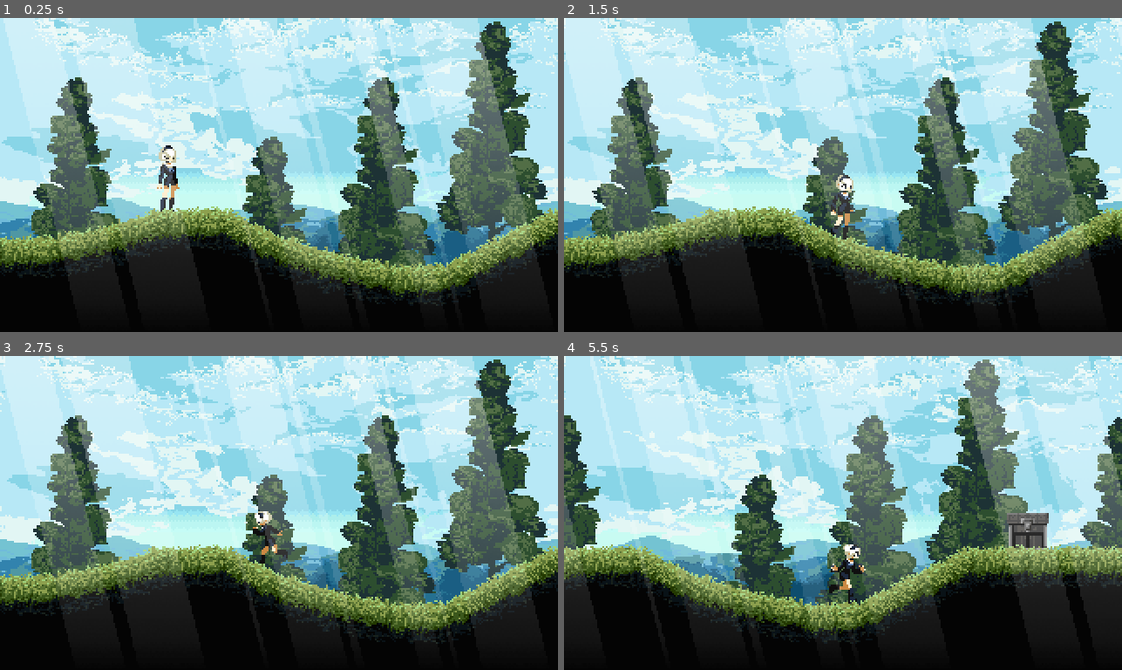
Above: before the commit, frames 1-4 (two rows, left to right).
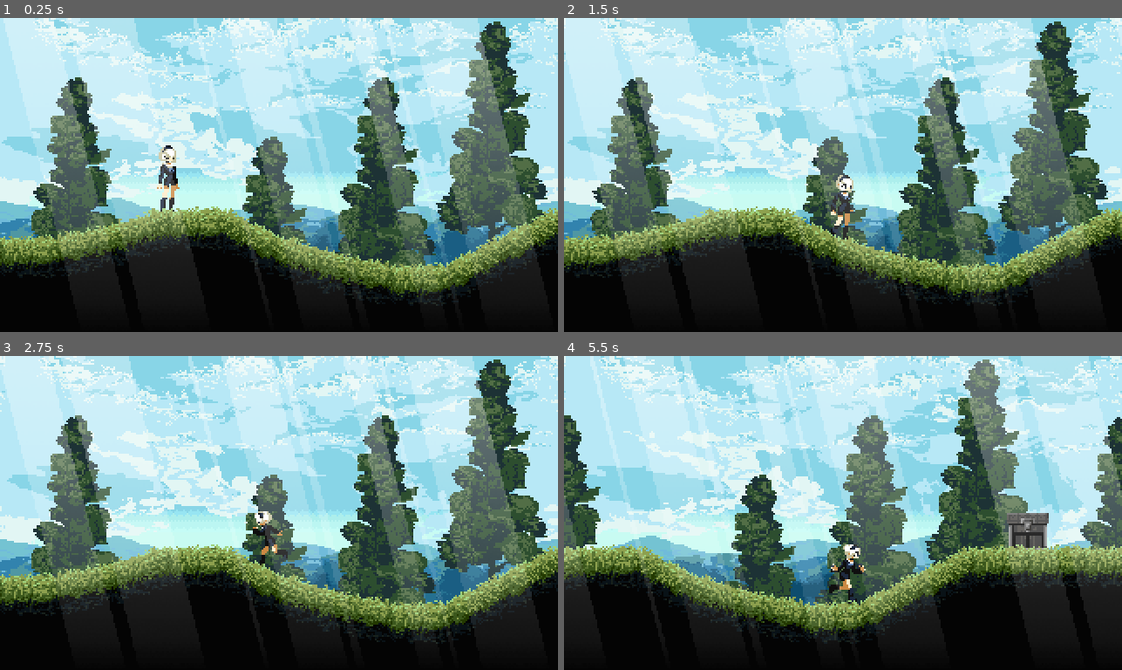
Above: after the commit, the same moments.

Repository: cliffordwilliam/secret-emotion
Game: Godot game, scene res://source/stages/village/scenes/VillageEntrance.tscn
The game is run twice, just before and just after one commit, with the same random seed, the same clock (stepped at 60 frames per second) and the same inputs.
Inputs:
- Up to frame 1 (0.25 s): no input
- Up to frame 2 (1.5 s): hold D (right) from 0.53 s (still down); tap Shift (shift) at 0.6, 1.35 s; tap Space (jump) at 0.77 s
- Up to frame 3 (2.75 s): tap Space (jump) at 1.52 s; release D (right) at 2.03 s; hold A (left) from 2.03 s (still down); tap Shift (shift) at 2.1 s
- Up to frame 4 (5.5 s): release A (left) at 2.78 s; hold D (right) 2.78-4.28 s; tap Shift (shift) every 0.75 s from 2.85 to 5.1 s; tap Space (jump) at 3.02, 3.77, 4.52 s; hold A (left) 4.28-5.03 s; hold D (right) from 5.03 s (still down)

The runs differ from the first frame. In frame 1, 1.7% of the frame differs, in the area x 0-100%, y 60-89%; in frame 2, 1.1%; in frame 3, 1.2%; in frame 4, 1.7%.
Error before the commit: Invalid call. Nonexistent function 'has_actor_state' in base 'Node (world_state.gd)'. (res://source/shared/save_component/scripts/save_component.gd:14)

Commit message:
feat: add world state

Diff:
--- a/source/autoloads/world_state/world_state.gd
+++ b/source/autoloads/world_state/world_state.gd
@@ -9,10 +9,16 @@
 
 func set_world_state(actor_id: String, state: Dictionary) -> void:
 	world_state[actor_id] = state
+	#print("UPDATE")
+	#print(world_state)
 
 
 func get_world_state(actor_id: String) -> Dictionary:
-	return world_state[actor_id]
+	if world_state.has(actor_id):
+		#print("GET")
+		#print(world_state)
+		return world_state[actor_id]
+	return {}
 
 
 func save_to_slot(slot_name: SaveSlot) -> void:
--- a/source/chest/scenes/Chest.tscn
+++ b/source/chest/scenes/Chest.tscn
@@ -37,6 +37,7 @@
 sprite_frames = ExtResource("1_dy6hu")
 animation = &"open"
 script = ExtResource("6_luvah")
+animation_name_data = ExtResource("2_cjjk1")
 
 [node name="ChestInteractionCollision" type="CollisionShape2D" parent="."]
 position = Vector2(0, -16)
@@ -57,6 +58,7 @@
 [connection signal="body_entered" from="." to="." method="_on_body_entered"]
 [connection signal="body_exited" from="." to="." method="_on_body_exited"]
 [connection signal="play_animation" from="." to="ChestAnimatedSprite" method="_on_chest_play_animation"]
+[connection signal="room_changed" from="." to="ChestSaveComponent" method="_on_room_changed"]
 [connection signal="set_enable_input" from="." to="PlayerInput" method="set_input_enabled"]
 [connection signal="set_interaction_marker_active" from="." to="InteractionMarker" method="set_active"]
 [connection signal="set_interaction_marker_inactive" from="." to="InteractionMarker" method="set_inactive"]
--- a/source/chest/scripts/chest.gd
+++ b/source/chest/scripts/chest.gd
@@ -7,6 +7,7 @@
 signal set_enable_input(value: bool)
 signal set_interaction_marker_active
 signal set_interaction_marker_inactive
+signal room_changed
 
 @export var animation_name_data: ChestAnimationNameData
 
@@ -26,3 +27,7 @@
 func _on_body_exited(_body: Node2D) -> void:
 	set_enable_input.emit(false)
 	set_interaction_marker_inactive.emit()
+
+
+func _on_room_changed() -> void:
+	room_changed.emit()
--- a/source/chest/scripts/chest_animated_sprite.gd
+++ b/source/chest/scripts/chest_animated_sprite.gd
@@ -1,5 +1,5 @@
 class_name ChestAnimatedSprite
-extends AnimatedSprite2D
+extends ValidatedAnimatedSprite
 # Draw and animate sprite
 # Validates GUI against my resource (animation name)
 
@@ -7,16 +7,7 @@
 
 
 func _ready():
-	_validate_gui()
-
-
-func _validate_gui():
-	for anim in sprite_frames.get_animation_names():
-		if anim not in animation_name_data.ALL:
-			push_error("❌ GUI 'ChestAnimatedSprite' animation name missing: '%s'" % anim)
-			get_tree().quit(1)
-
-	print("✅ GUI 'ChestAnimatedSprite' animation name valid.")
+	_validate_gui(animation_name_data)
 
 
 func _on_chest_play_animation(animation_name: StringName) -> void:
--- a/source/chest/scripts/chest_save_component.gd
+++ b/source/chest/scripts/chest_save_component.gd
@@ -1,7 +1,7 @@
 class_name ChestSaveComponent
 extends SaveComponent
-# Stores owner belongings (so lsp knows owner 'Chest' type)
-# On ready it sync with world state
+# Stores owner belongings (so LSP knows owner is a 'Chest' type)
+# On ready it syncs with world state and defines its id with the node name
 
 var chest: Chest
 
@@ -9,50 +9,71 @@
 func _ready() -> void:
 	chest = owner as Chest
 	await chest.ready
+	id = chest.name
+
+	# Save to local
 	var raw_data: Dictionary = get_world_state()
 	if raw_data.is_empty():
 		_dump_state()
 		return
+
+	# Load from local
 	if not _validate_raw(raw_data):
 		return
-	var save_data: ChestSaveData = _raw_to_resource(raw_data)
+	var save_data: ChestSaveData = _raw_to_resource_schema(raw_data)
 	_world_sync(save_data)
 
 
+func _on_room_changed() -> void:
+	_dump_state()
+
+
 func _validate_raw(raw_data: Dictionary) -> bool:
-	if not raw_data.has(ChestSaveData.KEY_CURRENT_STATE_PATH):
-		push_warning("Missing state path in chest save data for id: %s" % id)
+	if not raw_data.has(ChestSaveData.KEY_CURRENT_STATE_NAME):
+		push_warning("Missing state name in chest save data for id: %s" % id)
 		return false
 
-	if typeof(raw_data[ChestSaveData.KEY_CURRENT_STATE_PATH]) != TYPE_NODE_PATH:
-		push_warning("State path must be NodePath in chest save data for id: %s" % id)
+	if typeof(raw_data[ChestSaveData.KEY_CURRENT_STATE_NAME]) != TYPE_STRING_NAME:
+		push_warning("State name must be StringName in chest save data for id: %s" % id)
 		return false
 
-	var state_path: NodePath = raw_data[ChestSaveData.KEY_CURRENT_STATE_PATH]
-	var target_state: Node = chest.chest_state_machine.get_node_or_null(state_path)
+	var state_name: StringName = raw_data[ChestSaveData.KEY_CURRENT_STATE_NAME]
+	for child in chest.chest_state_machine.get_children():
+		if child.name == state_name:
+			return true
 
-	if target_state not in chest.chest_state_machine.get_children():
-		push_warning("Resolved state is not a child of the chest state machine: %s" % state_path)
-		return false
-
-	return true
-
-
-func _raw_to_resource(raw_data: Dictionary) -> ChestSaveData:
-	var save_data = ChestSaveData.new()
-	save_data.current_state_path = raw_data[ChestSaveData.KEY_CURRENT_STATE_PATH]
-	return save_data
+	push_warning("No state with matching name found: %s" % state_name)
+	return false
 
 
 func _world_sync(save_data: ChestSaveData) -> void:
-	var state_node_path: NodePath = save_data.current_state_path
-	var target_state: ChestState = chest.chest_state_machine.get_node_or_null(state_node_path)
+	# Chest state machine current state
+	var target_state: ChestState = null
+	for child in chest.chest_state_machine.get_children():
+		if child.name == save_data.current_state_name:
+			target_state = child
+			break
+	if target_state == null:
+		push_warning("Could not find state with name: %s" % save_data.current_state_name)
+		return
 	chest.chest_state_machine.change_state(target_state)
 
 
 func _dump_state() -> void:
+	# Chest state machine current state
 	var save_data: ChestSaveData = ChestSaveData.new()
-	save_data.current_state_path = chest.chest_state_machine.current_state.get_path_to(
-		chest.chest_state_machine
-	)
-	update_world_state(save_data)
+	save_data.current_state_name = chest.chest_state_machine.current_state.name
+	var save_data_dict: Dictionary = _resource_schema_to_dict(save_data)
+	update_world_state(save_data_dict)
+
+
+func _raw_to_resource_schema(raw_data: Dictionary) -> ChestSaveData:
+	var save_data = ChestSaveData.new()
+	save_data.current_state_name = raw_data[ChestSaveData.KEY_CURRENT_STATE_NAME]
+	return save_data
+
+
+func _resource_schema_to_dict(save_data: ChestSaveData) -> Dictionary:
+	return {
+		ChestSaveData.KEY_CURRENT_STATE_NAME: save_data.current_state_name,
+	}
--- a/source/chest/scripts/chest_save_data.gd
+++ b/source/chest/scripts/chest_save_data.gd
@@ -2,5 +2,5 @@
 extends Resource
 # Chest props to be saved to disk
 
-const KEY_CURRENT_STATE_PATH: StringName = "current_state_path"
-var current_state_path: NodePath
+const KEY_CURRENT_STATE_NAME: StringName = "current_state_name"
+var current_state_name: StringName
--- a/source/parallax_backgrounds/scripts/pine.gd
+++ b/source/parallax_backgrounds/scripts/pine.gd
@@ -1,21 +1,12 @@
 class_name PineAnimatedSprite
-extends AnimatedSprite2D
+extends ValidatedAnimatedSprite
 
 @export var animation_name_data: PineAnimationNameData
 
 
 func _ready() -> void:
-	_validate_gui()
+	_validate_gui(animation_name_data)
 	randomize()
 	play(animation_name_data.SWAY)
 	var frame_count = sprite_frames.get_frame_count(animation)
 	frame = randi() % frame_count
-
-
-func _validate_gui():
-	for anim in sprite_frames.get_animation_names():
-		if anim not in animation_name_data.ALL:
-			push_error("❌ GUI 'PineAnimatedSprite' animation name missing: '%s'" % anim)
-			get_tree().quit(1)
-
-	print("✅ GUI 'PineAnimatedSprite' animation name valid.")
--- a/source/player/scripts/player_animated_sprite.gd
+++ b/source/player/scripts/player_animated_sprite.gd
@@ -1,5 +1,5 @@
 class_name PlayerAnimatedSprite
-extends AnimatedSprite2D
+extends ValidatedAnimatedSprite
 # Draw and animate sprite
 # Validates GUI against my resource (animation name)
 
@@ -9,16 +9,7 @@
 
 
 func _ready():
-	_validate_gui()
-
-
-func _validate_gui():
-	for anim in sprite_frames.get_animation_names():
-		if anim not in animation_name_data.ALL:
-			push_error("❌ GUI 'PlayerAnimatedSprite' animation name missing: '%s'" % anim)
-			get_tree().quit(1)
-
-	print("✅ GUI 'PlayerAnimatedSprite' animation name valid.")
+	_validate_gui(animation_name_data)
 
 
 func _on_player_play_animation(animation_name: StringName) -> void:
--- a/source/room/scripts/room.gd
+++ b/source/room/scripts/room.gd
@@ -3,6 +3,7 @@
 extends Node
 # Stores room base properties
 
+signal room_changed
 signal position_player_to_door(global_position: Vector2)
 
 var doors: Dictionary[String, Door] = {}
@@ -10,14 +11,21 @@
 
 
 func _ready() -> void:
+	# Get player ref
 	for child in get_children():
 		if child is Player:
 			player = child
 			position_player_to_door.connect(player._on_enter_room_reposition_to_door)
+			break
+	# Build door map storage
 	for child in get_children():
 		if child is Door:
 			doors[child.name] = child
 			child.player_entered.connect(_on_door_player_entered)
+	# Make chests listen to room change
+	for child in get_children():
+		if child is Chest:
+			room_changed.connect(child._on_room_changed)
 
 
 func initialize_player_position_to_door(door_name: String) -> void:
@@ -29,4 +37,5 @@
 	var new_room: Room = load(target_room_scene_path).instantiate()
 	get_tree().root.add_child(new_room)
 	new_room.initialize_player_position_to_door(target_door_name)
+	room_changed.emit()
 	self.free()
--- a/source/shared/save_component/scripts/save_component.gd
+++ b/source/shared/save_component/scripts/save_component.gd
@@ -1,16 +1,14 @@
 @icon("res://source/shared/save_component/assets/save.svg")
 class_name SaveComponent
 extends Node
-# Defines world actor ID and holds methods to talk to WorldState autoload
+# Declare world actor ID and holds methods to talk to WorldState autoload
 
-@export var id: StringName = ""
+var id: StringName = ""
 
 
-func update_world_state(state_resource: Resource):
-	WorldState.set_world_state(id, state_resource.to_dict())
+func update_world_state(state_dictionary: Dictionary):
+	WorldState.set_world_state(id, state_dictionary)
 
 
 func get_world_state() -> Dictionary:
-	if WorldState.has_actor_state(id):
-		return WorldState.get_world_state(id)
-	return {}
+	return WorldState.get_world_state(id)
--- a/source/shared/uuid/uuid.gd
+++ /dev/null
@@ -1,191 +0,0 @@
-# Note: The code might not be as pretty it could be, since it's written
-# in a way that maximizes performance. Methods are inlined and loops are avoided.
-extends Node
-
-const BYTE_MASK: int = 0b11111111
-
-var _uuid: Array
-
-
-static func uuidbin():
-	# 16 random bytes with the bytes on index 6 and 8 modified
-	return [
-		randi() & BYTE_MASK,
-		randi() & BYTE_MASK,
-		randi() & BYTE_MASK,
-		randi() & BYTE_MASK,
-		randi() & BYTE_MASK,
-		randi() & BYTE_MASK,
-		((randi() & BYTE_MASK) & 0x0f) | 0x40,
-		randi() & BYTE_MASK,
-		((randi() & BYTE_MASK) & 0x3f) | 0x80,
-		randi() & BYTE_MASK,
-		randi() & BYTE_MASK,
-		randi() & BYTE_MASK,
-		randi() & BYTE_MASK,
-		randi() & BYTE_MASK,
-		randi() & BYTE_MASK,
-		randi() & BYTE_MASK,
-	]
-
-
-static func uuidbinrng(rng: RandomNumberGenerator):
-	return [
-		rng.randi() & BYTE_MASK,
-		rng.randi() & BYTE_MASK,
-		rng.randi() & BYTE_MASK,
-		rng.randi() & BYTE_MASK,
-		rng.randi() & BYTE_MASK,
-		rng.randi() & BYTE_MASK,
-		((rng.randi() & BYTE_MASK) & 0x0f) | 0x40,
-		rng.randi() & BYTE_MASK,
-		((rng.randi() & BYTE_MASK) & 0x3f) | 0x80,
-		rng.randi() & BYTE_MASK,
-		rng.randi() & BYTE_MASK,
-		rng.randi() & BYTE_MASK,
-		rng.randi() & BYTE_MASK,
-		rng.randi() & BYTE_MASK,
-		rng.randi() & BYTE_MASK,
-		rng.randi() & BYTE_MASK,
-	]
-
-
-static func v4():
-	# 16 random bytes with the bytes on index 6 and 8 modified
-	var b = uuidbin()
-
-	return (
-		"%02x%02x%02x%02x-%02x%02x-%02x%02x-%02x%02x-%02x%02x%02x%02x%02x%02x"
-		% [
-			# low
-			b[0],
-			b[1],
-			b[2],
-			b[3],
-			# mid
-			b[4],
-			b[5],
-			# hi
-			b[6],
-			b[7],
-			# clock
-			b[8],
-			b[9],
-			# clock
-			b[10],
-			b[11],
-			b[12],
-			b[13],
-			b[14],
-			b[15]
-		]
-	)
-
-
-static func v4_rng(rng: RandomNumberGenerator):
-	# 16 random bytes with the bytes on index 6 and 8 modified
-	var b = uuidbinrng(rng)
-
-	return (
-		"%02x%02x%02x%02x-%02x%02x-%02x%02x-%02x%02x-%02x%02x%02x%02x%02x%02x"
-		% [
-			# low
-			b[0],
-			b[1],
-			b[2],
-			b[3],
-			# mid
-			b[4],
-			b[5],
-			# hi
-			b[6],
-			b[7],
-			# clock
-			b[8],
-			b[9],
-			# clock
-			b[10],
-			b[11],
-			b[12],
-			b[13],
-			b[14],
-			b[15]
-		]
-	)
-
-
-func _init(rng := RandomNumberGenerator.new()):
-	_uuid = uuidbinrng(rng)
-
-
-func as_array():
-	return _uuid.duplicate()
-
-
-func as_dict(big_endian := true):
-	if big_endian:
-		return {
-			"low": (_uuid[0] << 24) + (_uuid[1] << 16) + (_uuid[2] << 8) + _uuid[3],
-			"mid": (_uuid[4] << 8) + _uuid[5],
-			"hi": (_uuid[6] << 8) + _uuid[7],
-			"clock": (_uuid[8] << 8) + _uuid[9],
-			"node":
-			(
-				(_uuid[10] << 40)
-				+ (_uuid[11] << 32)
-				+ (_uuid[12] << 24)
-				+ (_uuid[13] << 16)
-				+ (_uuid[14] << 8)
-				+ _uuid[15]
-			)
-		}
-	return {
-		"low": _uuid[0] + (_uuid[1] << 8) + (_uuid[2] << 16) + (_uuid[3] << 24),
-		"mid": _uuid[4] + (_uuid[5] << 8),
-		"hi": _uuid[6] + (_uuid[7] << 8),
-		"clock": _uuid[8] + (_uuid[9] << 8),
-		"node":
-		(
-			_uuid[10]
-			+ (_uuid[11] << 8)
-			+ (_uuid[12] << 16)
-			+ (_uuid[13] << 24)
-			+ (_uuid[14] << 32)
-			+ (_uuid[15] << 40)
-		)
-	}
-
-
-func as_string():
-	return (
-		"%02x%02x%02x%02x-%02x%02x-%02x%02x-%02x%02x-%02x%02x%02x%02x%02x%02x"
-		% [
-			# low
-			_uuid[0],
-			_uuid[1],
-			_uuid[2],
-			_uuid[3],
-			# mid
-			_uuid[4],
-			_uuid[5],
-			# hi
-			_uuid[6],
-			_uuid[7],
-			# clock
-			_uuid[8],
-			_uuid[9],
-			# node
-			_uuid[10],
-			_uuid[11],
-			_uuid[12],
-			_uuid[13],
-			_uuid[14],
-			_uuid[15]
-		]
-	)
-
-
-func is_equal(other):
-	# Godot Engine compares Array recursively
-	# There's no need for custom comparison here.
-	return _uuid == other._uuid
--- /dev/null
+++ b/source/shared/validated_animated_sprite/validated_animated_sprite.gd
@@ -0,0 +1,12 @@
+class_name ValidatedAnimatedSprite
+extends AnimatedSprite2D
+# Base class to validate animations against provided names
+
+
+func _validate_gui(animation_name_data: Resource):
+	for anim in sprite_frames.get_animation_names():
+		if anim not in animation_name_data.ALL:
+			push_error("❌ GUI '%s' '%s' animation name missing: '%s'" % [get_class(), name, anim])
+			get_tree().quit(1)
+
+	print("✅ GUI '%s' '%s' animation name valid." % [get_class(), name])
--- a/source/stages/village/scenes/VillageEntrance.tscn
+++ b/source/stages/village/scenes/VillageEntrance.tscn
@@ -29,7 +29,7 @@
 
 [node name="Pines" parent="." instance=ExtResource("7_hegwb")]
 
-[node name="Chest" parent="." instance=ExtResource("8_rh0n8")]
+[node name="VillageEntranceChest001" parent="." instance=ExtResource("8_rh0n8")]
 position = Vector2(352, 112)
 
 [node name="Player" parent="." instance=ExtResource("2_a4ul6")]
Not shown, removed: source/shared/uuid/uuid.gd.uid
Not shown, added: source/shared/validated_animated_sprite/validated_animated_sprite.gd.uid
